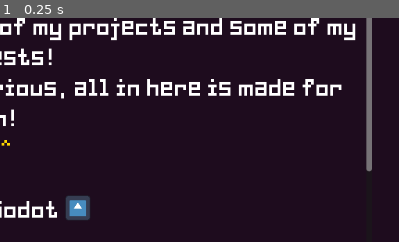
Above: before the commit, frame 1.
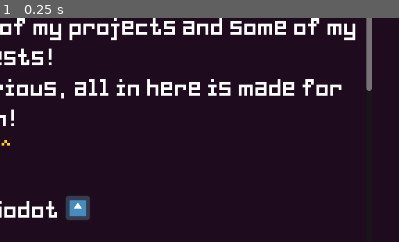
Above: after the commit, the same moment.

Repository: Ks-Marbs/ks-corner
Game: Godot game, scene res://main.tscn
Two runs of this game, one before a commit and one after it. Both use one fixed random seed, a clock stepped at 60 frames per second and the inputs below.
Inputs:
- Up to frame 1 (0.25 s): no input
The pictures show only the part of the screen within x 50-100%, y 42-92%; the shares and areas given below are measured in that part.

The runs differ from the first frame. In frame 1, 0.5% of the frame differs, in the area x 91-94%, y 31-69%.

Commit message:
godot 4.6.3 update

Diff:
--- a/global.gd
+++ b/global.gd
@@ -12,9 +12,16 @@
 
 About me:
 [left]Name: Ks
+
 Age: 17
+
 Nationality: Brazilian  [img=width=36emxheight=36em]res://images/Brazil.png[/img]
 
+Interests: Math, Coding, Rhythm!
+
+Favourite animal: Huskys!
+
+Current favourite song: [url=https://www.youtube.com/watch?v=GaqDu16Rfe4&list=RDGaqDu16Rfe4]Mirror[/url]
 [/left]
 ",
 "Games",
--- a/main.tscn
+++ b/main.tscn
@@ -7,9 +7,9 @@
 [ext_resource type="Script" uid="uid://cb4i32ui7wvql" path="res://boop.gd" id="5_272bh"]
 [ext_resource type="Script" uid="uid://hn88cim1pmu2" path="res://text.gd" id="6_7mycd"]
 
-[node name="Node2D" type="Node2D"]
-
-[node name="text" type="RichTextLabel" parent="."]
+[node name="Node2D" type="Node2D" unique_id=1138968870]
+
+[node name="text" type="RichTextLabel" parent="." unique_id=1342643288]
 z_index = -100
 offset_left = 3.0
 offset_top = 62.0
@@ -24,12 +24,12 @@
 horizontal_alignment = 1
 script = ExtResource("6_7mycd")
 
-[node name="a" type="RichTextLabel" parent="text"]
-layout_mode = 0
-offset_right = 40.0
-offset_bottom = 40.0
-
-[node name="0K\'" type="NinePatchRect" parent="."]
+[node name="a" type="RichTextLabel" parent="text" unique_id=1170230092]
+layout_mode = 0
+offset_right = 40.0
+offset_bottom = 40.0
+
+[node name="0K\'" type="NinePatchRect" parent="." unique_id=1771300790]
 self_modulate = Color(1, 0.7490196, 0.27058825, 1)
 offset_left = -30.0
 offset_right = 320.0
@@ -43,7 +43,7 @@
 axis_stretch_vertical = 1
 script = ExtResource("2_lquwl")
 
-[node name="RichTextLabel" type="RichTextLabel" parent="0K\'"]
+[node name="RichTextLabel" type="RichTextLabel" parent="0K\'" unique_id=1446314761]
 layout_mode = 0
 offset_left = 60.0
 offset_right = 108.0
@@ -56,7 +56,7 @@
 horizontal_alignment = 1
 vertical_alignment = 1
 
-[node name="1Games" type="NinePatchRect" parent="."]
+[node name="1Games" type="NinePatchRect" parent="." unique_id=2029835966]
 self_modulate = Color(0.89349043, 0.23852724, 0.9999973, 1)
 z_index = -3
 z_as_relative = false
@@ -72,7 +72,7 @@
 axis_stretch_vertical = 1
 script = ExtResource("3_1bvp3")
 
-[node name="RichTextLabel" type="RichTextLabel" parent="1Games"]
+[node name="RichTextLabel" type="RichTextLabel" parent="1Games" unique_id=1915046558]
 layout_mode = 0
 offset_left = 48.0
 offset_right = 95.25
@@ -85,7 +85,7 @@
 horizontal_alignment = 1
 vertical_alignment = 1
 
-[node name="0" type="ColorRect" parent="1Games"]
+[node name="0" type="ColorRect" parent="1Games" unique_id=1883904503]
 self_modulate = Color(1, 1, 1, 0)
 z_index = -20
 z_as_relative = false
@@ -98,7 +98,7 @@
 mouse_default_cursor_shape = 2
 script = ExtResource("5_272bh")
 
-[node name="t" type="RichTextLabel" parent="1Games/0"]
+[node name="t" type="RichTextLabel" parent="1Games/0" unique_id=1487414111]
 z_index = -20
 z_as_relative = false
 layout_mode = 0
@@ -113,18 +113,18 @@
 horizontal_alignment = 1
 vertical_alignment = 1
 
-[node name="1" type="ColorRect" parent="1Games"]
-self_modulate = Color(1, 1, 1, 0)
-z_index = -20
-z_as_relative = false
-layout_mode = 0
-offset_right = 40.0
-offset_bottom = 40.0
-mouse_filter = 1
-mouse_default_cursor_shape = 2
-script = ExtResource("5_272bh")
-
-[node name="t" type="RichTextLabel" parent="1Games/1"]
+[node name="1" type="ColorRect" parent="1Games" unique_id=1746094435]
+self_modulate = Color(1, 1, 1, 0)
+z_index = -20
+z_as_relative = false
+layout_mode = 0
+offset_right = 40.0
+offset_bottom = 40.0
+mouse_filter = 1
+mouse_default_cursor_shape = 2
+script = ExtResource("5_272bh")
+
+[node name="t" type="RichTextLabel" parent="1Games/1" unique_id=1346377911]
 z_index = -20
 z_as_relative = false
 layout_mode = 0
@@ -140,18 +140,18 @@
 horizontal_alignment = 1
 vertical_alignment = 1
 
-[node name="2" type="ColorRect" parent="1Games"]
-self_modulate = Color(1, 1, 1, 0)
-z_index = -20
-z_as_relative = false
-layout_mode = 0
-offset_right = 40.0
-offset_bottom = 40.0
-mouse_filter = 1
-mouse_default_cursor_shape = 2
-script = ExtResource("5_272bh")
-
-[node name="t" type="RichTextLabel" parent="1Games/2"]
+[node name="2" type="ColorRect" parent="1Games" unique_id=218880964]
+self_modulate = Color(1, 1, 1, 0)
+z_index = -20
+z_as_relative = false
+layout_mode = 0
+offset_right = 40.0
+offset_bottom = 40.0
+mouse_filter = 1
+mouse_default_cursor_shape = 2
+script = ExtResource("5_272bh")
+
+[node name="t" type="RichTextLabel" parent="1Games/2" unique_id=1759285968]
 z_index = -20
 z_as_relative = false
 layout_mode = 0
@@ -167,7 +167,7 @@
 horizontal_alignment = 1
 vertical_alignment = 1
 
-[node name="2Series" type="NinePatchRect" parent="."]
+[node name="2Series" type="NinePatchRect" parent="." unique_id=1899935413]
 self_modulate = Color(1, 0, 0.5333333, 1)
 z_index = -5
 z_as_relative = false
@@ -184,7 +184,7 @@
 axis_stretch_vertical = 1
 script = ExtResource("3_1bvp3")
 
-[node name="RichTextLabel" type="RichTextLabel" parent="2Series"]
+[node name="RichTextLabel" type="RichTextLabel" parent="2Series" unique_id=1142208144]
 layout_mode = 0
 offset_left = 49.0
 offset_top = 0.25
@@ -198,18 +198,18 @@
 horizontal_alignment = 1
 vertical_alignment = 1
 
-[node name="0" type="ColorRect" parent="2Series"]
-self_modulate = Color(1, 1, 1, 0)
-z_index = -20
-z_as_relative = false
-layout_mode = 0
-offset_right = 40.0
-offset_bottom = 40.0
-mouse_filter = 1
-mouse_default_cursor_shape = 2
-script = ExtResource("5_272bh")
-
-[node name="t" type="RichTextLabel" parent="2Series/0"]
+[node name="0" type="ColorRect" parent="2Series" unique_id=782414252]
+self_modulate = Color(1, 1, 1, 0)
+z_index = -20
+z_as_relative = false
+layout_mode = 0
+offset_right = 40.0
+offset_bottom = 40.0
+mouse_filter = 1
+mouse_default_cursor_shape = 2
+script = ExtResource("5_272bh")
+
+[node name="t" type="RichTextLabel" parent="2Series/0" unique_id=1920618960]
 z_index = -20
 z_as_relative = false
 layout_mode = 0
@@ -225,18 +225,18 @@
 horizontal_alignment = 1
 vertical_alignment = 1
 
-[node name="1" type="ColorRect" parent="2Series"]
-self_modulate = Color(1, 1, 1, 0)
-z_index = -20
-z_as_relative = false
-layout_mode = 0
-offset_right = 40.0
-offset_bottom = 40.0
-mouse_filter = 1
-mouse_default_cursor_shape = 2
-script = ExtResource("5_272bh")
-
-[node name="t" type="RichTextLabel" parent="2Series/1"]
+[node name="1" type="ColorRect" parent="2Series" unique_id=253354119]
+self_modulate = Color(1, 1, 1, 0)
+z_index = -20
+z_as_relative = false
+layout_mode = 0
+offset_right = 40.0
+offset_bottom = 40.0
+mouse_filter = 1
+mouse_default_cursor_shape = 2
+script = ExtResource("5_272bh")
+
+[node name="t" type="RichTextLabel" parent="2Series/1" unique_id=761857940]
 z_index = -20
 z_as_relative = false
 layout_mode = 0
@@ -252,18 +252,18 @@
 horizontal_alignment = 1
 vertical_alignment = 1
 
-[node name="2" type="ColorRect" parent="2Series"]
-self_modulate = Color(1, 1, 1, 0)
-z_index = -20
-z_as_relative = false
-layout_mode = 0
-offset_right = 40.0
-offset_bottom = 40.0
-mouse_filter = 1
-mouse_default_cursor_shape = 2
-script = ExtResource("5_272bh")
-
-[node name="t" type="RichTextLabel" parent="2Series/2"]
+[node name="2" type="ColorRect" parent="2Series" unique_id=1327150230]
+self_modulate = Color(1, 1, 1, 0)
+z_index = -20
+z_as_relative = false
+layout_mode = 0
+offset_right = 40.0
+offset_bottom = 40.0
+mouse_filter = 1
+mouse_default_cursor_shape = 2
+script = ExtResource("5_272bh")
+
+[node name="t" type="RichTextLabel" parent="2Series/2" unique_id=18137539]
 z_index = -20
 z_as_relative = false
 layout_mode = 0
@@ -279,7 +279,7 @@
 horizontal_alignment = 1
 vertical_alignment = 1
 
-[node name="3Math" type="NinePatchRect" parent="."]
+[node name="3Math" type="NinePatchRect" parent="." unique_id=639518234]
 self_modulate = Color(0.44916677, 0, 0.77, 1)
 z_index = -6
 z_as_relative = false
@@ -294,7 +294,7 @@
 patch_margin_right = 36
 script = ExtResource("3_1bvp3")
 
-[node name="RichTextLabel" type="RichTextLabel" parent="3Math"]
+[node name="RichTextLabel" type="RichTextLabel" parent="3Math" unique_id=2068174595]
 layout_mode = 0
 offset_left = 45.0
 offset_top = 0.25
@@ -308,18 +308,18 @@
 horizontal_alignment = 1
 vertical_alignment = 1
 
-[node name="0" type="ColorRect" parent="3Math"]
-self_modulate = Color(1, 1, 1, 0)
-z_index = -20
-z_as_relative = false
-layout_mode = 0
-offset_right = 40.0
-offset_bottom = 40.0
-mouse_filter = 1
-mouse_default_cursor_shape = 2
-script = ExtResource("5_272bh")
-
-[node name="t" type="RichTextLabel" parent="3Math/0"]
+[node name="0" type="ColorRect" parent="3Math" unique_id=395442840]
+self_modulate = Color(1, 1, 1, 0)
+z_index = -20
+z_as_relative = false
+layout_mode = 0
+offset_right = 40.0
+offset_bottom = 40.0
+mouse_filter = 1
+mouse_default_cursor_shape = 2
+script = ExtResource("5_272bh")
+
+[node name="t" type="RichTextLabel" parent="3Math/0" unique_id=1685364838]
 z_index = -20
 z_as_relative = false
 layout_mode = 0
@@ -335,7 +335,7 @@
 horizontal_alignment = 1
 vertical_alignment = 1
 
-[node name="ColorRect" type="ColorRect" parent="."]
+[node name="ColorRect" type="ColorRect" parent="." unique_id=2055398350]
 z_index = -4096
 offset_left = -3378.0
 offset_top = -2476.0
@@ -344,6 +344,7 @@
 mouse_filter = 2
 color = Color(0.12, 0.049200002, 0.12, 1)
 
+[connection signal="meta_clicked" from="text" to="text" method="_on_meta_clicked"]
 [connection signal="mouse_entered" from="0K\'" to="0K\'" method="_on_mouse_entered"]
 [connection signal="mouse_exited" from="0K\'" to="0K\'" method="_on_mouse_exited"]
 [connection signal="mouse_entered" from="1Games" to="1Games" method="_on_mouse_entered"]
--- a/project.godot
+++ b/project.godot
@@ -8,11 +8,15 @@
 
 config_version=5
 
+[animation]
+
+compatibility/default_parent_skeleton_in_mesh_instance_3d=true
+
 [application]
 
 config/name="Ks-corner"
 run/main_scene="res://main.tscn"
-config/features=PackedStringArray("4.5", "GL Compatibility")
+config/features=PackedStringArray("4.6", "GL Compatibility")
 boot_splash/bg_color=Color(0.06752853, 0.016081609, 0.08323405, 1)
 config/icon="res://icon.svg"
 
--- a/text.gd
+++ b/text.gd
@@ -12,3 +12,8 @@
 	size = Vector2(1143.0,591.0) * Global.wa - Vector2(60,0)
 	position = Vector2(30,60)
 	pass
+
+
+func _on_meta_clicked(meta: Variant) -> void:
+	OS.shell_open(str(meta))
+	pass # Replace with function body.
Not shown: 1 places in main.tscn that only renumber resources
